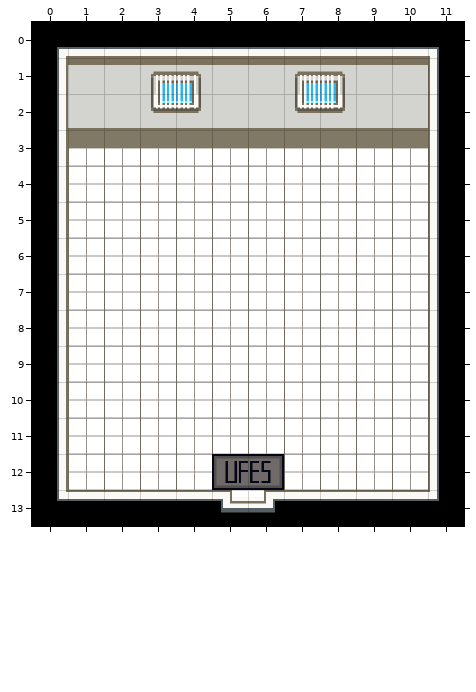
One commit to this Tiled map: data/maps/sala_patricia.tmx. Above, as it was before the edit.
Cells are 64x64 px. Shown: x 0..11, y 0..13.
And afterwards:
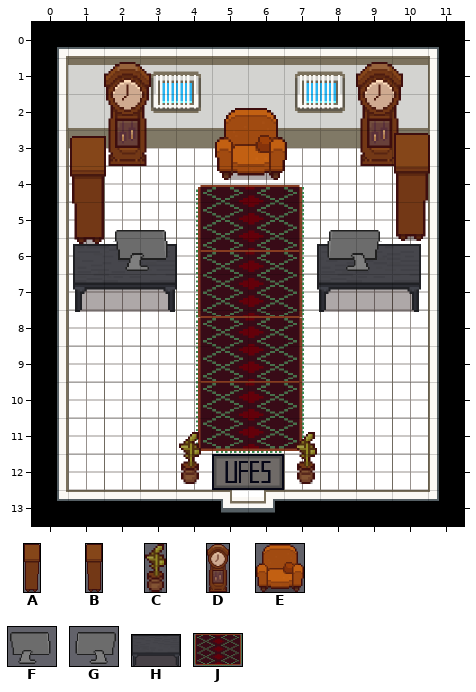
Key: from "objects": A 50 "estante_livros_lado-expo", B 50 flipped left-right "estante_livros_lado-expo", C 60 "planta-export", D 61 "relogio-export", E 66 "sofa_pequeno-export", F 84 "monitor", G 84 flipped left-right "monitor", H 85 "mesa", J 94 "tapete2".
Objects are placed by their top-left corner, in cells (3,4 is the top-left corner of cell 3,4); size is 1x1 cell unless given.
The exact change:
{"where": "layer \"Terrain Objects\" (added)"}
{"now": "J \"tapete2\" at 4.6,4.5 size 3x2"}
{"now": "J \"tapete2\" at 4.5,6.3 size 3x2"}
{"now": "J \"tapete2\" at 4.5,8.2 size 3x2"}
{"now": "J \"tapete2\" at 4.5,10 size 3x2"}
{"where": "layer \"Objects\""}
{"now": "D \"relogio-export\" at 9,1.1 size 1.3x2.9"}
{"now": "D \"relogio-export\" at 2,1.1 size 1.3x2.9"}
{"now": "E \"sofa_pequeno-export\" at 5.1,2.4 size 2x2"}
{"now": "A \"estante_livros_lado-expo\" at 10,3.1 size 1x3"}
{"now": "B \"estante_livros_lado-expo\" at 1,3.2 size 1x3"}
{"now": "H \"mesa\" at 1.2,6.2 size 2.9x1.9"}
{"now": "H \"mesa\" at 7.9,6.2 size 2.9x1.9"}
{"now": "C \"planta-export\" at 7.3,11.4 size 0.6x1.4"}
{"now": "C \"planta-export\" at 4.1,11.4 size 0.6x1.4"}
{"where": "layer \"Interactive Objects\" (added)"}
{"now": "F \"monitor\" at 2.2,5.6 size 1.8x1.4"}
{"now": "G \"monitor\" at 8,5.6 size 1.8x1.4"}
{"label":"added","picture_box":[70,62,177,312]}
{"label":"added","picture_box":[317,62,430,312]}
{"label":"added","picture_box":[215,108,287,180]}
{"label":"added","picture_box":[179,185,317,484]}
